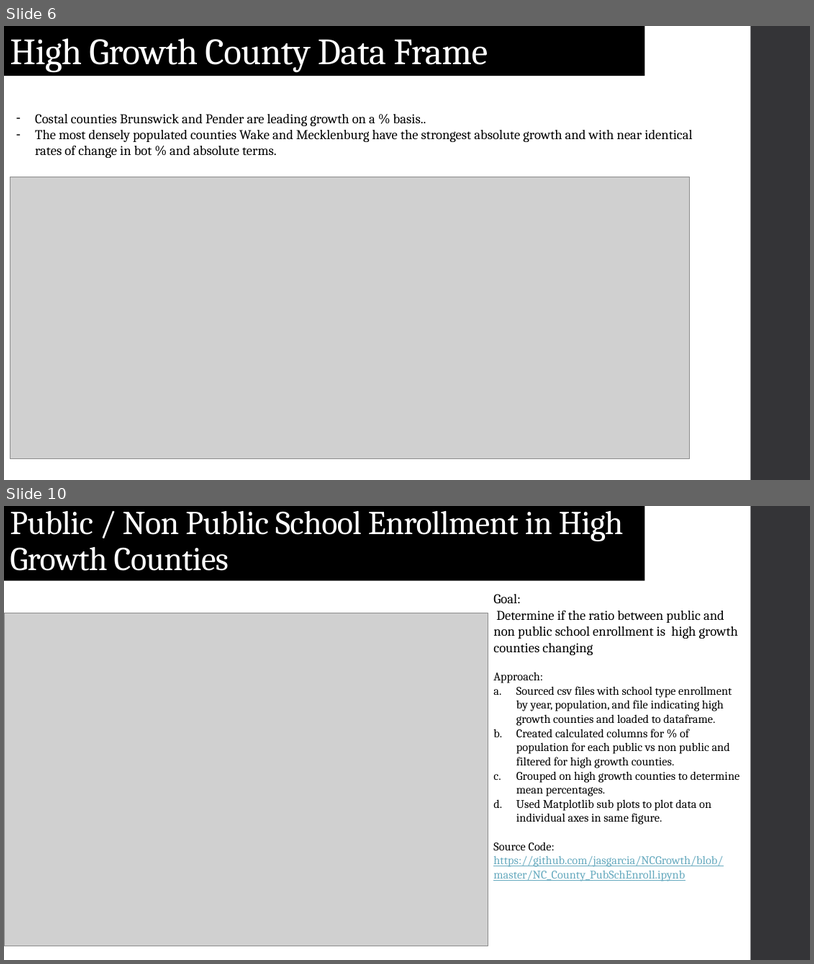
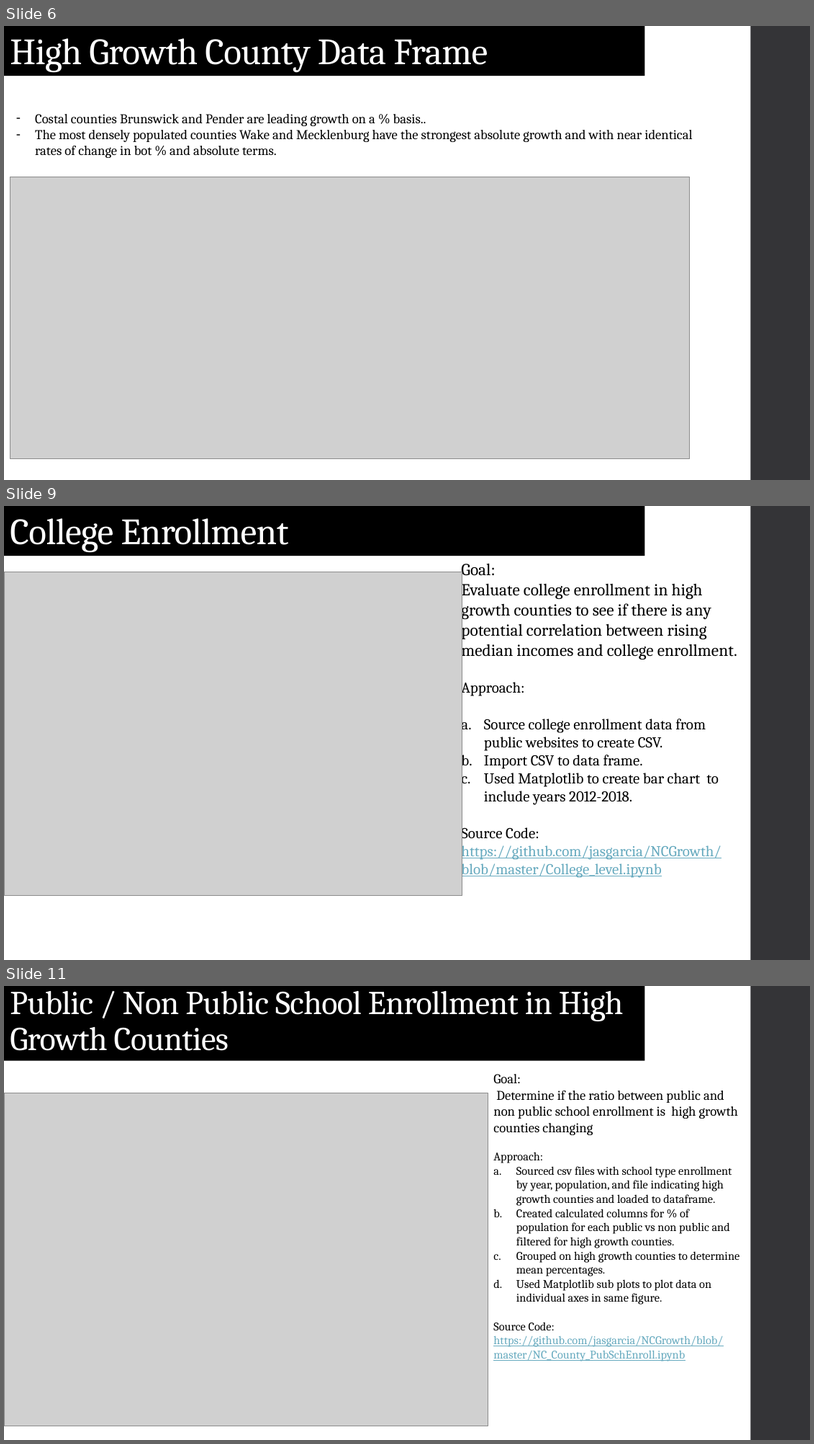
Before and after one commit to jasgarcia/NCGrowth, a slide deck: presentation/NC Growth.pptx. Shown one above the other, each under a label of ours: slides 6 and 10 before the commit, slides 6, 9 and 11 after it; the slides between them are not shown. The pictures are 814x964 and 814x1444 pixels, drawn with LibreOffice and Linux fonts; fonts in the diff are those of the drawing; grey boxes stand for pictures. Boxes give left, top, right and bottom in pixels: in the first picture for what was removed or moved away, otherwise in the second. Text is boxed around its words. In the diff, an @@ line names an element or a change of style, - is before the commit and + after.

```diff
--- a/presentation/NC Growth.pptx
+++ b/presentation/NC Growth.pptx
@@ slide 9 added at (4, 506, 810, 960), background #FFFFFF; not listed: 1 template element that a slide beside it also shows @@
@@ title added at (4, 506, 646, 556), fill #000000, 44 pt, text #FFFFFF @@
+College Enrollment
@@ text added at (461, 563, 738, 878), 18 pt, text #000000 @@
+Goal:
+Evaluate college enrollment in high growth counties to see if there is any potential correlation between rising median incomes and college enrollment.
+Approach:
+a. Source college enrollment data from public websites to create CSV.
+b. Import CSV to data frame.
+c. Used Matplotlib to create bar chart to include years 2012-2018.
+Source Code:
+https://github.com/jasgarcia/NCGrowth/blob/master/College_level.ipynb
@@ picture added at (5, 572, 463, 896) @@
@@ what was slide 10 is now slide 11 @@
```
Also in this commit, not shown: 2 slides changed, 2 other slides added, 2 slides removed.
